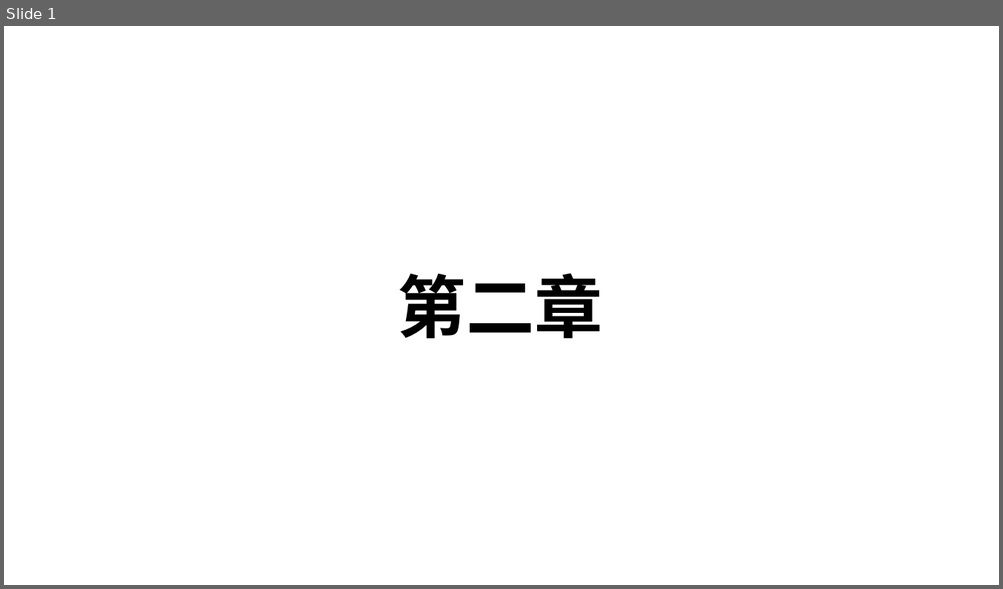
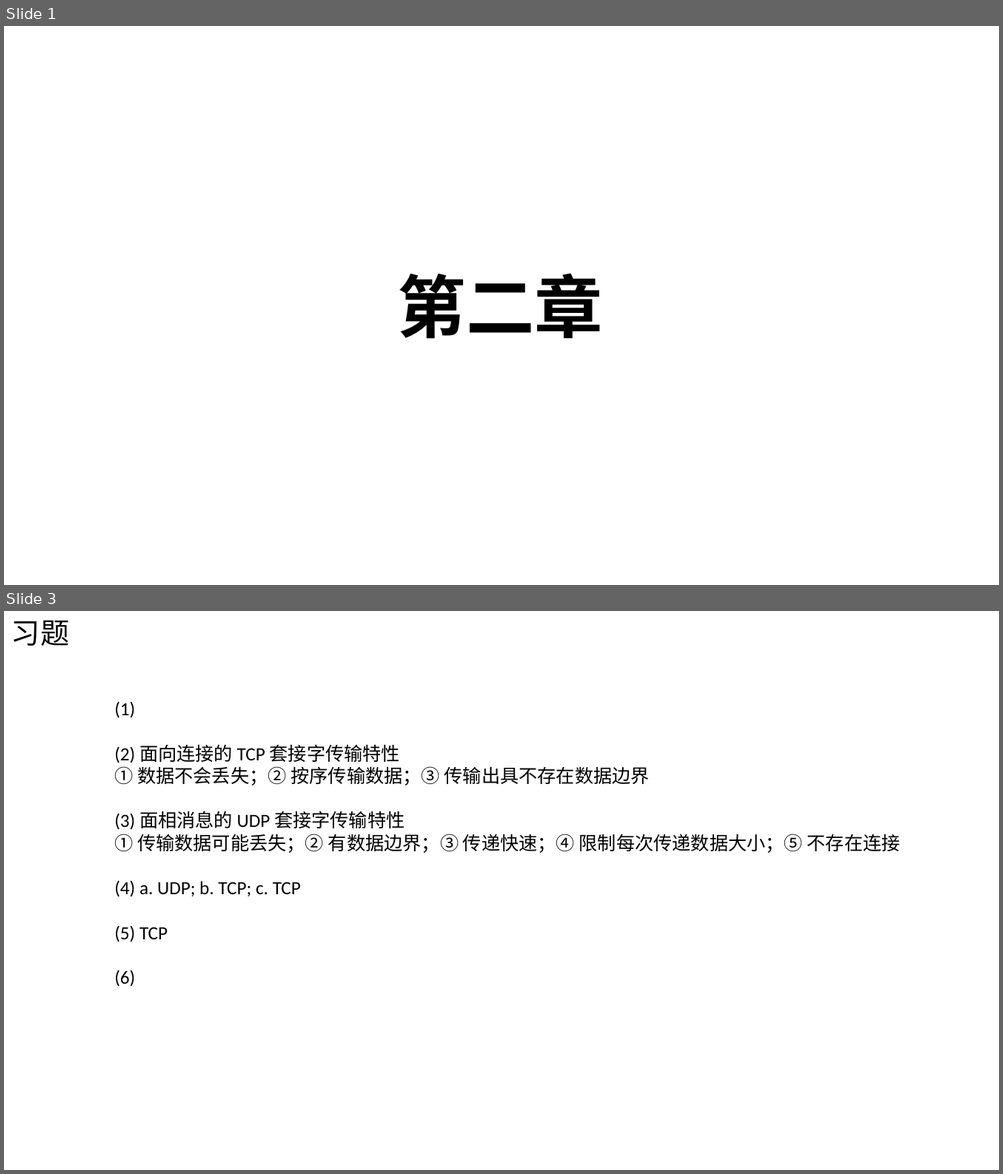
Before and after one commit to Chao200/TCP-IP-Network-Programming, a slide deck: TCP:IP 网络编程.pptx. Shown one above the other, each under a label of ours: slide 1 before the commit, slides 1 and 3 after it; the slides between them are not shown. The pictures are 1003x589 and 1003x1174 pixels, drawn with LibreOffice and Linux fonts; fonts in the diff are those of the drawing. Boxes give left, top, right and bottom in pixels: in the first picture for what was removed or moved away, otherwise in the second. Text is boxed around its words. In the diff, an @@ line names an element or a change of style, - is before the commit and + after.

```diff
--- a/TCP:IP 网络编程.pptx
+++ b/TCP:IP 网络编程.pptx
@@ slide 3 added at (x1=4, y1=611, x2=999, y2=1170), background #FFFFFF @@
@@ text added at (x1=11, y1=620, x2=69, y2=646), 28 pt, text #000000 @@
+习题
@@ text added at (x1=114, y1=701, x2=900, y2=987), 18 pt, text #000000 @@
+(1)
+(2) 面向连接的 TCP 套接字传输特性
+① 数据不会丢失；② 按序传输数据；③ 传输出具不存在数据边界
+(3) 面相消息的 UDP 套接字传输特性
+① 传输数据可能丢失；② 有数据边界；③ 传递快速；④ 限制每次传递数据大小；⑤ 不存在连接
+(4) a. UDP; b. TCP; c. TCP
+(5) TCP
+(6)
```
Also in this commit, not shown: 1 slide changed, 9 other slides added.
